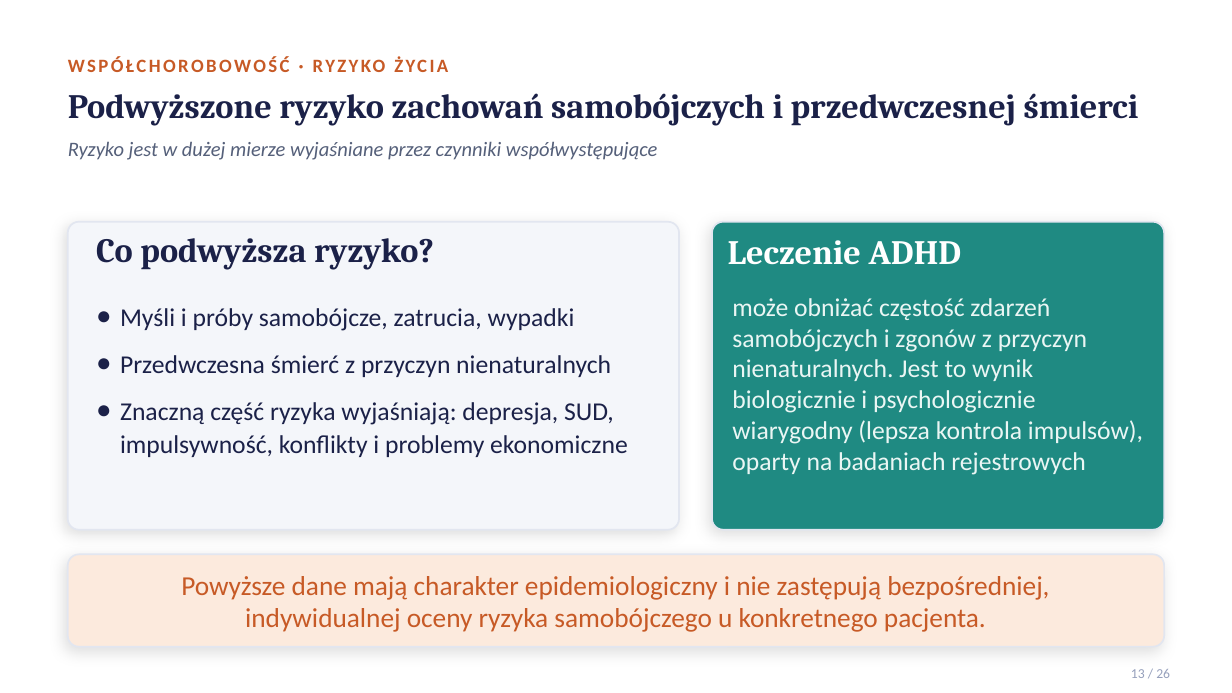
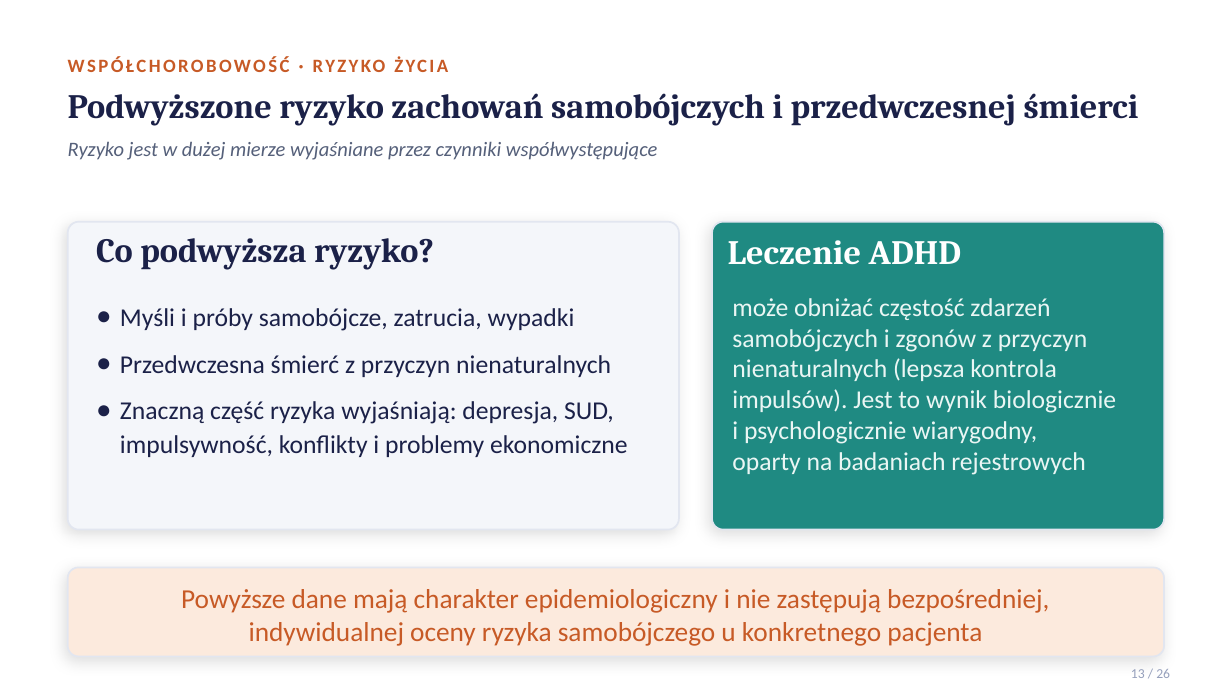
Before and after one commit to MatPomGit/NeuroHub, a slide deck: slide 13 of pages/files/adhd_prezentacja.pptx. Drawn at 1232x693 pixels with LibreOffice and Linux fonts; fonts in the diff are those of the drawing. Boxes give left, top, right and bottom in pixels: in the first picture for what was removed or moved away, otherwise in the second. Text is boxed around its words. In the diff, an @@ line names an element or a change of style, - is before the commit and + after.

```diff
--- a/pages/files/adhd_prezentacja.pptx
+++ b/pages/files/adhd_prezentacja.pptx
@@ text at [732, 298, 1116, 475]: text changed @@
-może obniżać częstość zdarzeń samobójczych i zgonów z przyczyn nienaturalnych. Jest to wynik biologicznie i psychologicznie wiarygodny (lepsza kontrola impulsów), oparty na badaniach rejestrowych
+może obniżać częstość zdarzeń samobójczych i zgonów z przyczyn nienaturalnych (lepsza kontrola impulsów). Jest to wynik biologicznie
+i psychologicznie wiarygodny,
+oparty na badaniach rejestrowych
@@ rounded rectangle: place and size @@
-rounded rectangle at [68, 554, 1164, 647]
+rounded rectangle at [68, 568, 1164, 657]
@@ text at [181, 589, 1049, 646]: text changed @@
-Powyższe dane mają charakter epidemiologiczny i nie zastępują bezpośredniej, indywidualnej oceny ryzyka samobójczego u konkretnego pacjenta.
+Powyższe dane mają charakter epidemiologiczny i nie zastępują bezpośredniej, indywidualnej oceny ryzyka samobójczego u konkretnego pacjenta
```
Also in this commit, not shown: 13 other slides changed, 1 other file.
